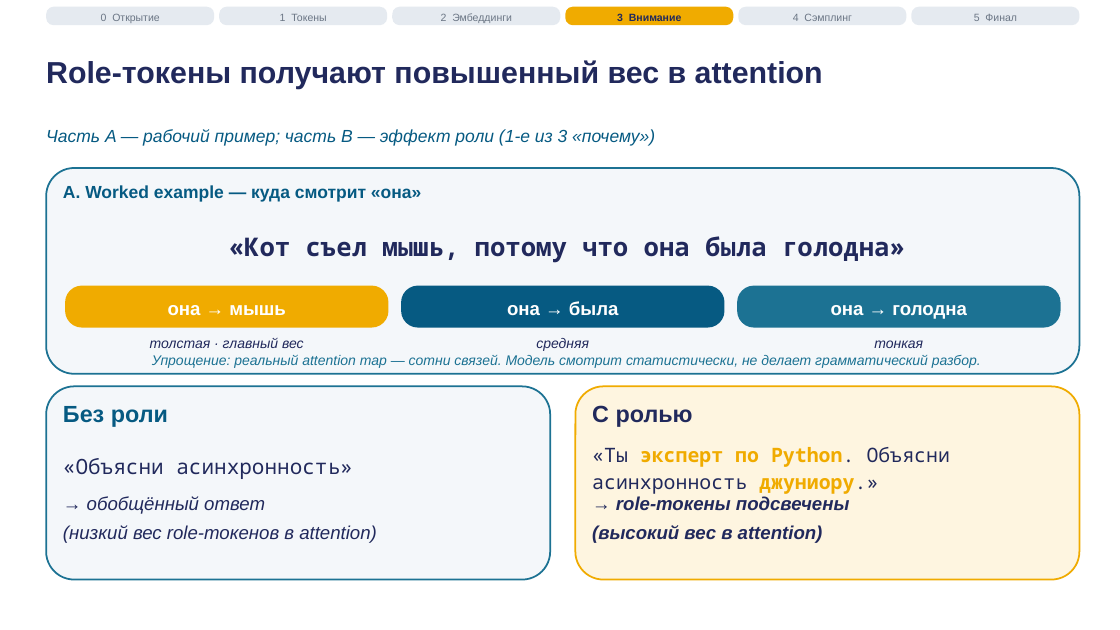
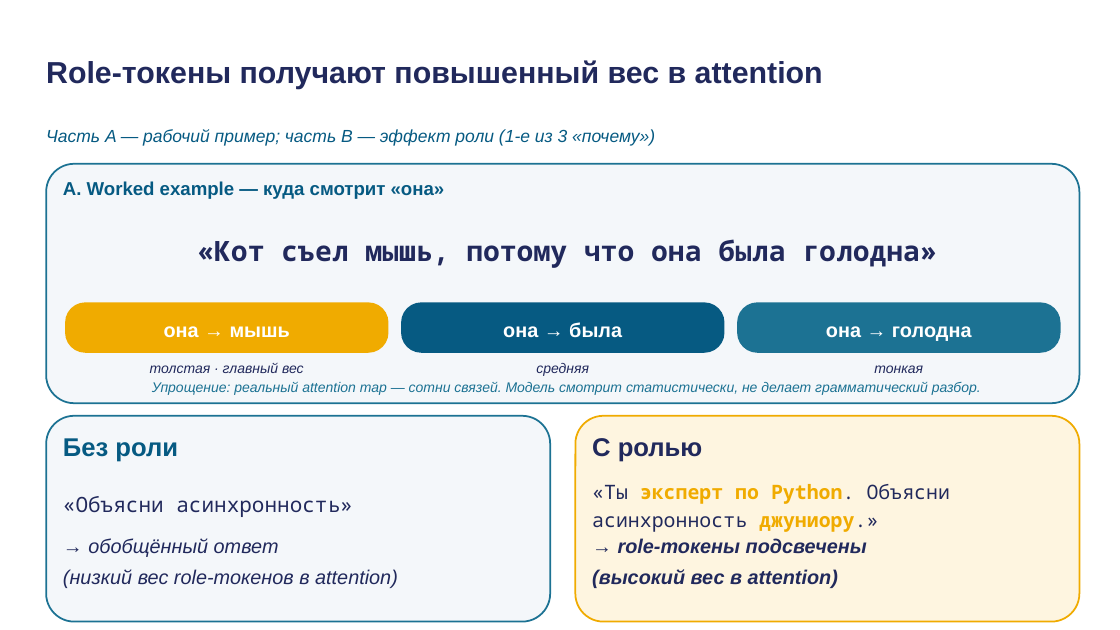
Before and after one commit to tellina-study/AI-usage-lessons, a slide deck: slide 17 of library/lectures/lec-02/rendered/lec-02.pptx (slide 15 before the commit). Drawn at 1120x630 pixels with LibreOffice and Linux fonts; fonts in the diff are those of the drawing. Boxes give left, top, right and bottom in pixels: in the first picture for what was removed or moved away, otherwise in the second. Text is boxed around its words. In the diff, an @@ line names an element or a change of style, - is before the commit and + after.

```diff
--- a/library/lectures/lec-02/rendered/lec-02.pptx
+++ b/library/lectures/lec-02/rendered/lec-02.pptx
@@ rounded rectangle removed at [46, 7, 214, 25] @@
@@ text removed at [101, 14, 159, 23] @@
-0 Открытие
@@ rounded rectangle removed at [219, 7, 387, 25] @@
@@ text removed at [280, 14, 326, 21] @@
-1 Токены
@@ rounded rectangle removed at [392, 7, 560, 25] @@
@@ text removed at [441, 13, 512, 23] @@
-2 Эмбеддинги
@@ rounded rectangle removed at [565, 7, 734, 25] @@
@@ text removed at [617, 13, 682, 21] @@
-3 Внимание
@@ rounded rectangle removed at [739, 7, 907, 25] @@
@@ text removed at [793, 14, 852, 21] @@
-4 Сэмплинг
@@ rounded rectangle removed at [912, 7, 1080, 25] @@
@@ text removed at [974, 14, 1017, 21] @@
-5 Финал
@@ rounded rectangle: place and size @@
-rounded rectangle at [46, 168, 1080, 374]
+rounded rectangle at [46, 164, 1080, 403]
@@ text "A. Worked example — куда ..." at [63, 181, 445, 199]: size 15 to 16 pt @@
@@ text "«Кот съел мышь, потому что ..." at [197, 239, 936, 268]: size 22 to 24 pt @@
@@ text "она → мышь": place and size @@
-text "она → мышь" at [168, 305, 286, 316]
+text "она → мышь" at [164, 326, 290, 338]
@@ rounded rectangle: place and size @@
-rounded rectangle at [65, 286, 388, 328]
+rounded rectangle at [65, 302, 388, 353]
@@ text "она → была": place and size @@
-text "она → была" at [507, 301, 619, 316]
+text "она → была" at [503, 322, 622, 338]
@@ rounded rectangle: place and size @@
-rounded rectangle at [401, 286, 724, 328]
+rounded rectangle at [401, 302, 724, 353]
@@ text "она → голодна": place and size @@
-text "она → голодна" at [831, 305, 966, 319]
+text "она → голодна" at [826, 326, 972, 341]
@@ rounded rectangle: place and size @@
-rounded rectangle at [738, 286, 1061, 328]
+rounded rectangle at [738, 302, 1061, 353]
@@ 4 texts: place and size @@
-4 texts at [150, 338, 981, 368]
+4 texts at [150, 363, 981, 395]
@@ rounded rectangle: place and size @@
-rounded rectangle at [46, 386, 550, 580]
+rounded rectangle at [46, 416, 550, 622]
@@ proportions changed in 3 elements at [46, 164, 1080, 403], [46, 416, 550, 622], [576, 416, 1080, 622] @@
@@ rounded rectangle: place and size @@
-rounded rectangle at [576, 386, 1080, 580]
+rounded rectangle at [576, 416, 1080, 622]
@@ text "Без роли": place and size @@
-text "Без роли" at [63, 406, 168, 427]
+text "Без роли" at [63, 438, 178, 462]
@@ text "Без роли" at [63, 438, 178, 462]: size 20 to 22 pt @@
@@ text "С ролью" at [592, 438, 703, 462]: size 20 to 22 pt @@
@@ text "С ролью": place and size @@
-text "С ролью" at [592, 405, 693, 427]
+text "С ролью" at [592, 438, 703, 462]
@@ size 16 to 17 pt in 5 elements at [164, 326, 290, 338], [503, 322, 622, 338], [826, 326, 972, 341], [63, 538, 398, 588], [592, 538, 867, 588] @@
@@ 4 texts: place and size @@
-4 texts at [63, 447, 950, 543]
+4 texts at [63, 484, 950, 588]
```
Also in this commit, not shown: 25 other slides changed, 4 slides added, 8 other files.
